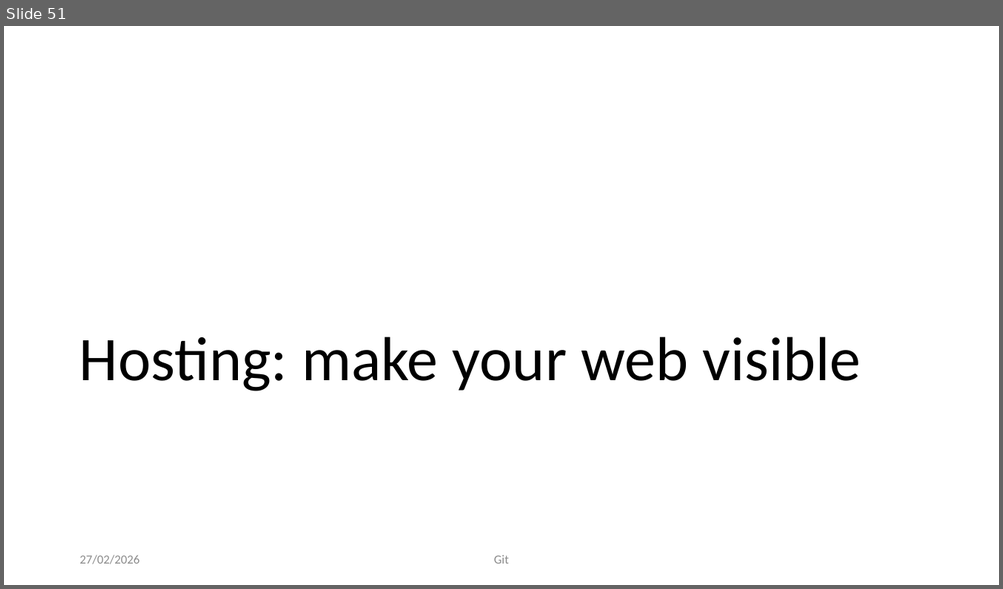
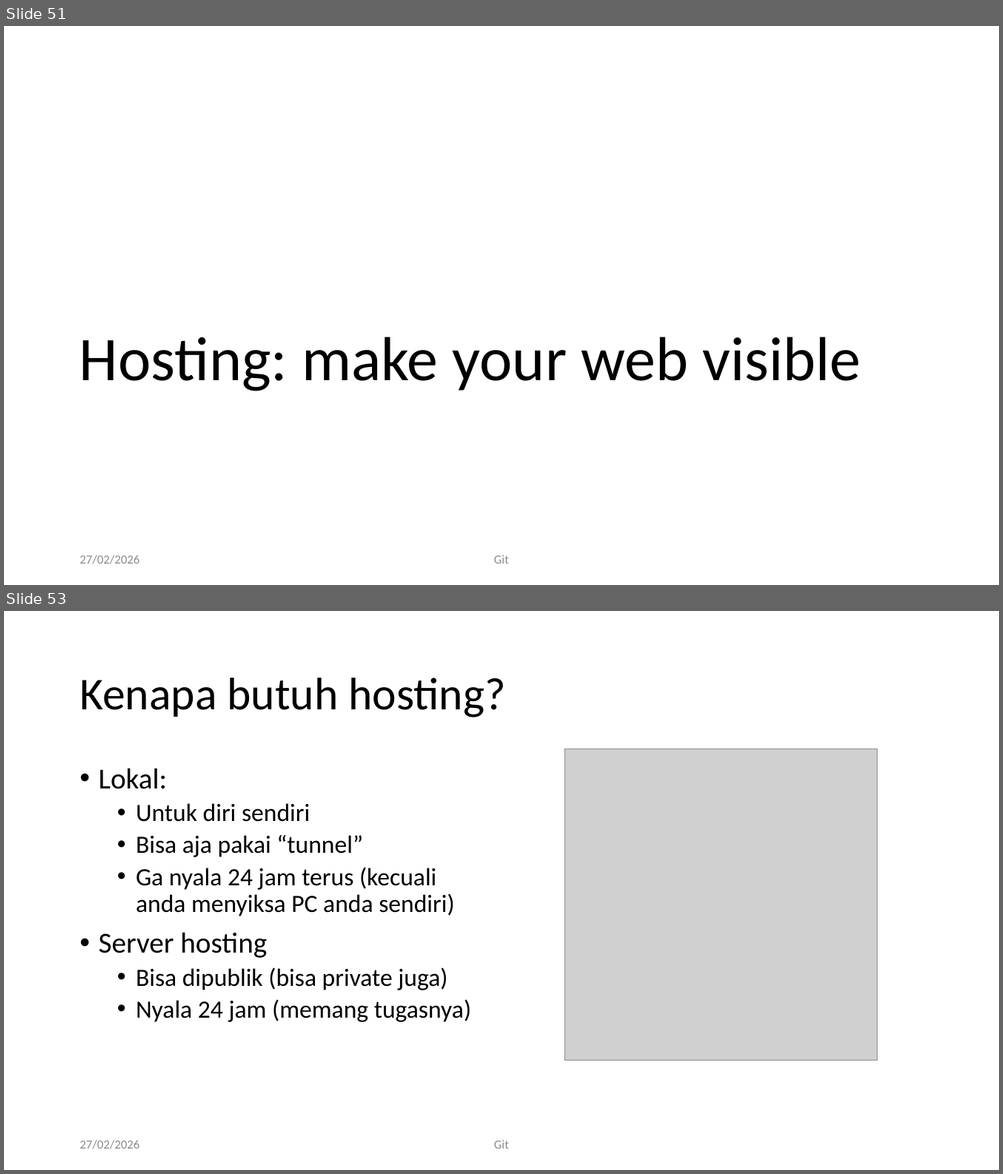
Before and after one commit to RayWP/training-uajy, a slide deck: Part 1 Git/Git-art of source control.pptx. Shown one above the other, each under a label of ours: slide 51 before the commit, slides 51 and 53 after it; the slides between them are not shown. The pictures are 1003x589 and 1003x1174 pixels, drawn with LibreOffice and Linux fonts; fonts in the diff are those of the drawing; grey boxes stand for pictures; background and template pictures are left out. Boxes give left, top, right and bottom in pixels: in the first picture for what was removed or moved away, otherwise in the second. Text is boxed around its words. In the diff, an @@ line names an element or a change of style, - is before the commit and + after.

Commit message:
add part 2 hosting

```diff
--- a/Part 1 Git/Git-art of source control.pptx
+++ b/Part 1 Git/Git-art of source control.pptx
@@ slide 53 added at <box>4,611,999,1170</box>, background #FFFFFF @@
@@ title added at <box>79,678,505,718</box>, 44 pt, text #000000 @@
+Kenapa butuh hosting?
@@ picture added at <box>565,749,877,1061</box> @@
@@ text added at <box>99,768,471,1022</box>, 24 pt, text #000000 @@
+• Lokal:
+  • Untuk diri sendiri
+  • Bisa aja pakai “tunnel”
+  • Ga nyala 24 jam terus (kecuali anda menyiksa PC anda sendiri)
+• Server hosting
+  • Bisa dipublik (bisa private juga)
+  • Nyala 24 jam (memang tugasnya)
@@ text added at <box>79,1140,139,1150</box>, 12 pt, text #8C8C8C @@
+27/02/2026
@@ text added at <box>494,1140,509,1149</box>, 12 pt, text #8C8C8C @@
+Git
```
Also in this commit, not shown: 7 other slides added, 3 other files.
